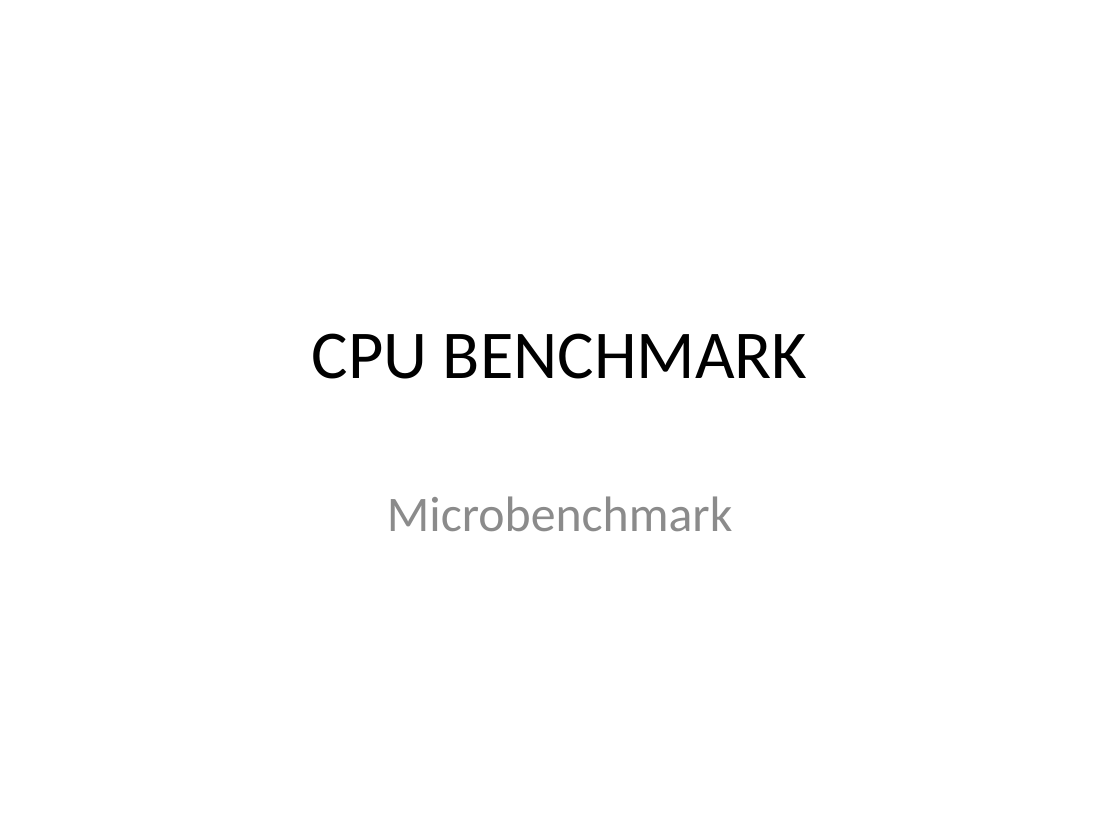
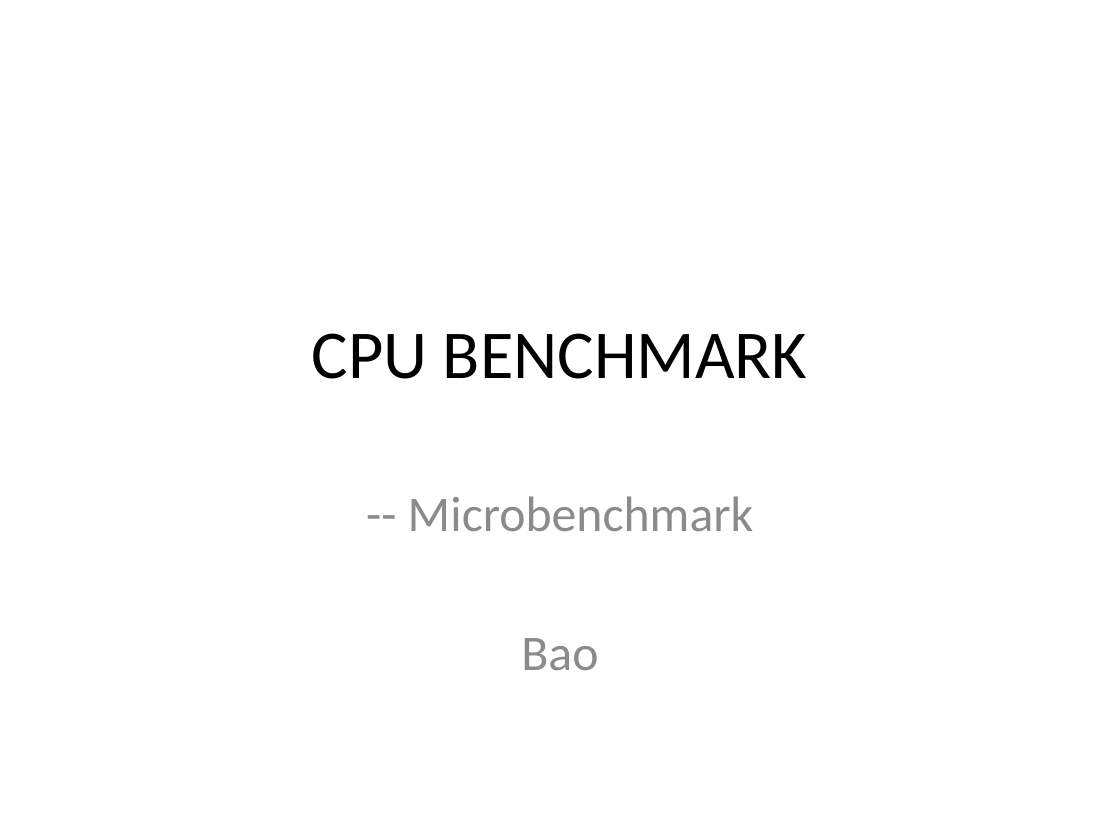
Before and after one commit to Gary3321/cs3813, a slide deck: slide 1 of CPU-BENCHMARK.pptx. Drawn at 1120x840 pixels with LibreOffice and Linux fonts; fonts in the diff are those of the drawing. Boxes give left, top, right and bottom in pixels: in the first picture for what was removed or moved away, otherwise in the second. Text is boxed around its words. In the diff, an @@ line names an element or a change of style, - is before the commit and + after.

```diff
--- a/CPU-BENCHMARK.pptx
+++ b/CPU-BENCHMARK.pptx
@@ subtitle at [408, 496, 754, 670]: text changed @@
-Microbenchmark
+-- Microbenchmark
+Bao
```
Also in this commit, not shown: 2 other slides changed, 4 slides added.
